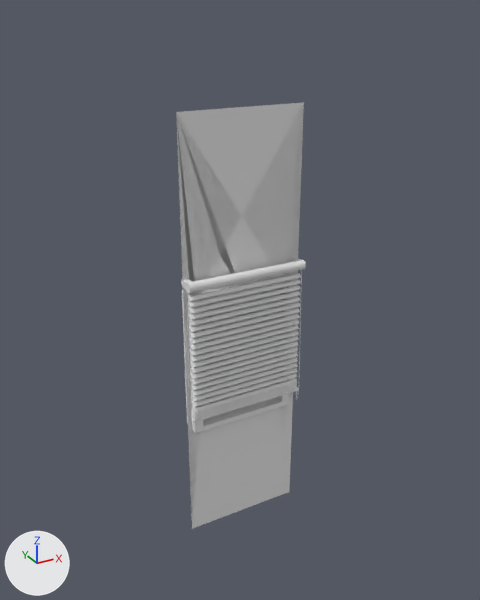
What one commit did to the FBX model Assets/fbx/room/room_wall_window_small_half_v02.fbx.
The view is the same before and after, from a camera (50 mm lens) standing at (-2.8, -4.13, 4.12) and looking at (-0.46, 0.11, 2.0). Arrows for +X, +Y and +Z are at lower left; the lights stay in place. Objects named as collision shapes, trigger or cutter boxes, shadow casters or lower levels of detail are left out. Where no turn or scale is listed for an object, it has been applied to the vertices. Vertices at the same position are counted once.

Objects in the first picture: 'BezierCurve.006', 'BezierCurve.007', 'Cube.008', 'Cylinder.004', 'Plane.007', 'Plane.008', 'room_Cube.011', 'room_Cube.012', 'room_wall_window_small_half_v02'.
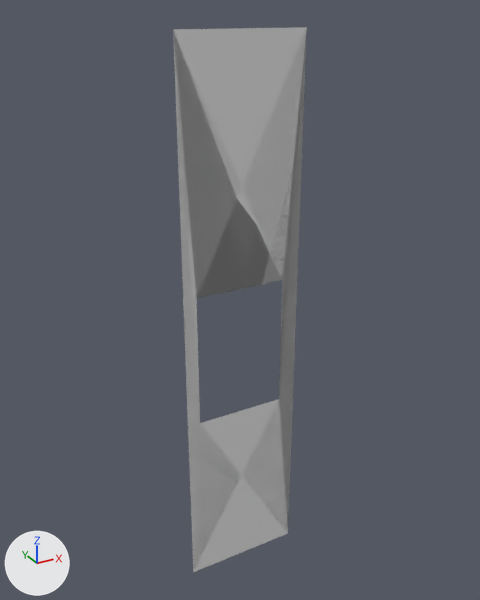
Changed parts and their boxes (x1, y1, x2, y2) in the pictures (480 x 600 px):
'room_wall_window_small_half_v02', reshaped (28% taller)
    before: (176, 102, 304, 529)
    after: (173, 27, 307, 572)
'Plane.007', deleted
    before: (187, 273, 301, 412)
'room_Cube.011', deleted
    before: (182, 273, 293, 433)
'Cylinder.004', deleted
    before: (181, 258, 306, 293)
'Plane.008', deleted
    before: (191, 382, 297, 420)
'room_Cube.012', deleted
    before: (200, 288, 280, 376)
'Cube.008', deleted
    before: (191, 388, 298, 422)
'BezierCurve.007', deleted
    before: (200, 272, 290, 407)
'BezierCurve.006', deleted
    before: (296, 270, 302, 399)

Edits to the bpy script that builds the scene:
```text
Change me_mesh_005:
    where me_mesh_005.from_pydata(...)  # 11 vertices, 3 faces; spans x -1.0..0.0, y 0.0, z 0.0..3.5
    used by ob_room_wall_window_small_half_v02; location = (0.0, 0.0, 0.0)
    verts and faces of me_mesh_005; kept vertices keep their numbers, new ones are numbered from 11
    before: 0 (-1.0, 0.0, 0.0) at pixel (191, 528), 1 (-1.0, 0.0, 3.5) at pixel (176, 111), 2 (0.0, 0.0, 0.0) at pixel (289, 491), 3 (0.0, 0.0, 3.5) at pixel (303, 102), 4 (-0.89, 0.0, 1.05)
    before: 5 (-0.14, 0.0, 1.05) at pixel (279, 399), 6 (-0.52, 0.0, 1.05) at pixel (240, 410), 7 (-0.14, 0.0, 2.15), 8 (-0.89, 0.0, 2.15), 9 (-0.89, 0.0, 2.15)
    before: 10 (-0.52, 0.0, 2.15)
    me_mesh_005 part 1
    add delete_vertices([2, 8])  # with the faces that use them
    add verts[0] = (-1.0, 0.0, -0.5)  # moved, pixel (193, 572)
    add verts[1] = (-1.0, 0.0, 4.0)  # moved, pixel (173, 29)
    add verts[3] = (0.0, 0.0, 4.0)  # moved, pixel (306, 27)
    add verts[11] = (0.0, 0.0, -0.5)  # pixel (287, 533)
    add verts[12] = (-0.14, 0.0, 1.05)  # pixel (279, 399)
    add verts[13] = (-0.52, 0.0, 2.15)  # pixel (240, 288)
    add faces += [(0, 4, 9, 10, 7, 5, 11, 3, 1), (0, 1, 3, 11, 12, 7, 13, 9, 4), (0, 4, 6, 12, 11), (0, 11, 5, 6, 4)]
Remove ob_beziercurve_007:
    ob_beziercurve_007 = bpy.data.objects.new('BezierCurve.007', me_mesh_010)
    ob_beziercurve_007.location = (-0.883, 0.049, 0.255)
Remove ob_cube_008:
    ob_cube_008 = bpy.data.objects.new('Cube.008', me_mesh_007)
    ob_cube_008.location = (-0.5, -0.077, 1.118)
Remove ob_room_cube_012:
    ob_room_cube_012 = bpy.data.objects.new('room_Cube.012', me_ns_cube_100)
    ob_room_cube_012.location = (-0.518, 0.114, 1.6)
Remove ob_plane_008:
    ob_plane_008 = bpy.data.objects.new('Plane.008', me_mesh_008)
    ob_plane_008.location = (-0.509, -0.074, 1.234)
Remove ob_plane_007:
    ob_plane_007 = bpy.data.objects.new('Plane.007', me_mesh_009)
    ob_plane_007.location = (-0.509, -0.074, 2.199)
Remove ob_beziercurve_006:
    ob_beziercurve_006 = bpy.data.objects.new('BezierCurve.006', me_mesh_011)
    ob_beziercurve_006.location = (-0.009, 0.064, 0.174)
Remove ob_room_cube_011:
    ob_room_cube_011 = bpy.data.objects.new('room_Cube.011', me_mesh_012)
    ob_room_cube_011.location = (-0.518, 0.028, 1.6)
Remove ob_cylinder_004:
    ob_cylinder_004 = bpy.data.objects.new('Cylinder.004', me_mesh_006)
    ob_cylinder_004.location = (-0.5, 0.0, 0.0)
```
